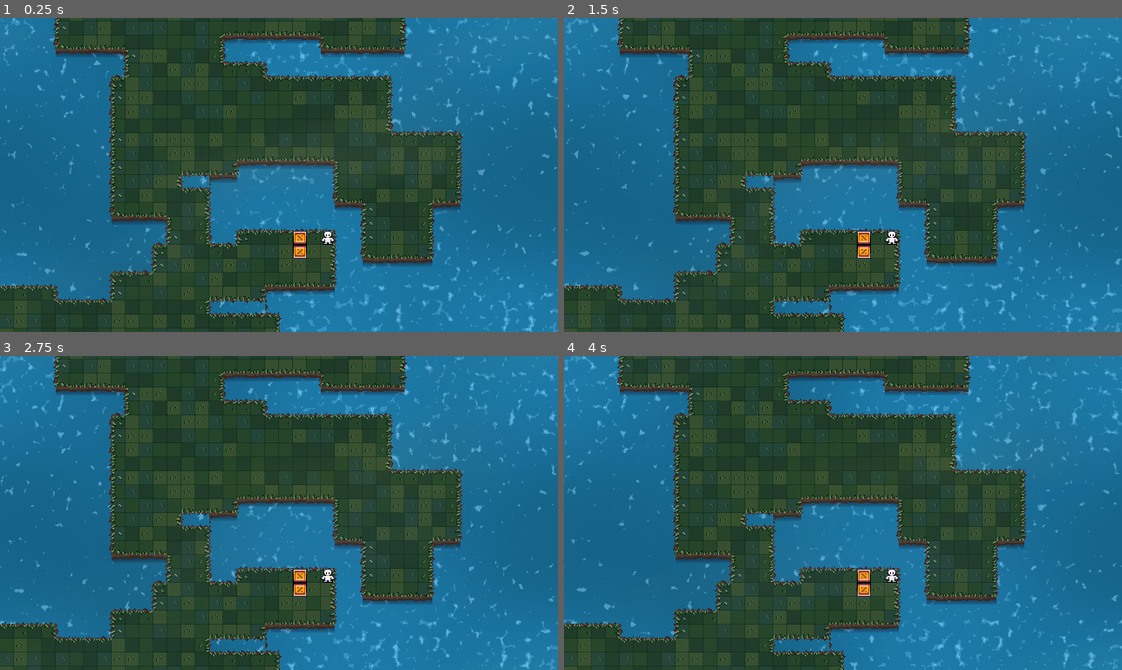
Above: before the commit, frames 1-4 (two rows, left to right).
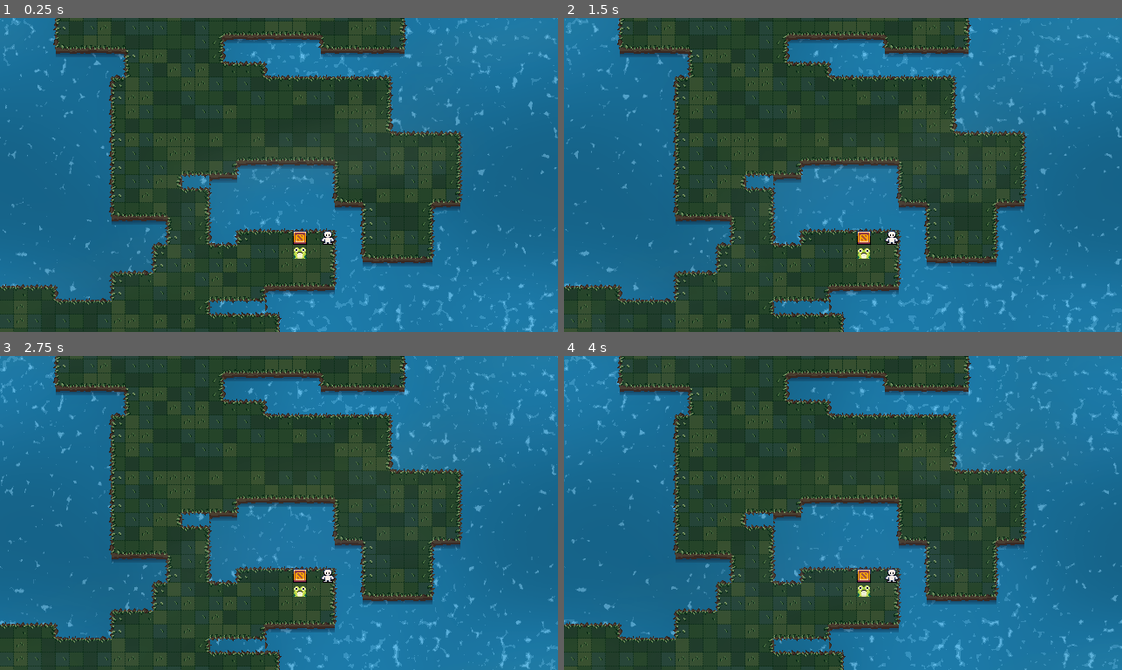
Above: after the commit, the same moments.

Repository: weave-exe/fusion-collab-3.5
Game: Godot game, scene res://assets/scenes/game_main.tscn
The game is run twice, just before and just after one commit, with the same random seed, the same clock (stepped at 60 frames per second) and the same inputs.
Inputs:
- Up to frame 1 (0.25 s): no input
- Up to frame 2 (1.5 s): hold Right (move_right) 0.53-1.28 s; hold Z (undo) 0.53-1.28 s; hold Down (move_down) from 1.28 s (still down); tap Z (undo) at 1.35 s
- Up to frame 3 (2.75 s): release Down (move_down) at 2.03 s; hold Right (move_right) from 2.03 s (still down); hold Z (undo) from 2.03 s (still down)
- Up to frame 4 (4 s): release Right (move_right) at 2.78 s; release Z (undo) at 2.78 s; hold Up (move_up) 2.78-3.53 s; tap Z (undo) at 2.85 s; hold Left (move_left) from 3.53 s (still down); hold Z (undo) from 3.53 s (still down)

The runs differ from the first frame. In frame 1, 0.1% of the frame differs, in the area x 52-55%, y 72-77%; in frame 2, 0.1%; in frame 3, 0.1%; in frame 4, 0.1%.

Commit message:
frlog animations

Diff:
--- a/assets/scenes/frog.tscn
+++ b/assets/scenes/frog.tscn
@@ -1,11 +1,90 @@
 [gd_scene format=3 uid="uid://cs0wo3ek1dsdq"]
 
 [ext_resource type="Script" uid="uid://dnikg2jpnwkve" path="res://assets/scripts/frog.gd" id="1_0qo1u"]
-[ext_resource type="Texture2D" uid="uid://c3f8nbn7fvr31" path="res://assets/sprites/placeholder/crate.png" id="1_bphxa"]
+[ext_resource type="Texture2D" uid="uid://tk3ehxeyf3gy" path="res://assets/sprites/characters/frog_idle.png" id="2_0qo1u"]
+
+[sub_resource type="AtlasTexture" id="AtlasTexture_h1rtf"]
+atlas = ExtResource("2_0qo1u")
+region = Rect2(16, 0, 16, 16)
+
+[sub_resource type="AtlasTexture" id="AtlasTexture_rakiq"]
+atlas = ExtResource("2_0qo1u")
+region = Rect2(80, 0, 16, 16)
+
+[sub_resource type="AtlasTexture" id="AtlasTexture_44tor"]
+atlas = ExtResource("2_0qo1u")
+region = Rect2(32, 0, 16, 16)
+
+[sub_resource type="AtlasTexture" id="AtlasTexture_pc2gl"]
+atlas = ExtResource("2_0qo1u")
+region = Rect2(96, 0, 16, 16)
+
+[sub_resource type="AtlasTexture" id="AtlasTexture_2ohe1"]
+atlas = ExtResource("2_0qo1u")
+region = Rect2(0, 0, 16, 16)
+
+[sub_resource type="AtlasTexture" id="AtlasTexture_xh52d"]
+atlas = ExtResource("2_0qo1u")
+region = Rect2(64, 0, 16, 16)
+
+[sub_resource type="AtlasTexture" id="AtlasTexture_qdyyk"]
+atlas = ExtResource("2_0qo1u")
+region = Rect2(48, 0, 16, 16)
+
+[sub_resource type="AtlasTexture" id="AtlasTexture_rn2xw"]
+atlas = ExtResource("2_0qo1u")
+region = Rect2(112, 0, 16, 16)
+
+[sub_resource type="SpriteFrames" id="SpriteFrames_vwph1"]
+animations = [{
+"frames": [{
+"duration": 1.0,
+"texture": SubResource("AtlasTexture_h1rtf")
+}, {
+"duration": 1.0,
+"texture": SubResource("AtlasTexture_rakiq")
+}],
+"loop": 1,
+"name": &"idle_down",
+"speed": 2.0
+}, {
+"frames": [{
+"duration": 1.0,
+"texture": SubResource("AtlasTexture_44tor")
+}, {
+"duration": 1.0,
+"texture": SubResource("AtlasTexture_pc2gl")
+}],
+"loop": 1,
+"name": &"idle_left",
+"speed": 2.0
+}, {
+"frames": [{
+"duration": 1.0,
+"texture": SubResource("AtlasTexture_2ohe1")
+}, {
+"duration": 1.0,
+"texture": SubResource("AtlasTexture_xh52d")
+}],
+"loop": 1,
+"name": &"idle_right",
+"speed": 2.0
+}, {
+"frames": [{
+"duration": 1.0,
+"texture": SubResource("AtlasTexture_qdyyk")
+}, {
+"duration": 1.0,
+"texture": SubResource("AtlasTexture_rn2xw")
+}],
+"loop": 1,
+"name": &"idle_up",
+"speed": 2.0
+}]
 
 [node name="Frog" type="Node2D" unique_id=1056201374]
 script = ExtResource("1_0qo1u")
 
-[node name="FrogSprites" type="Sprite2D" parent="." unique_id=1560090798]
-texture = ExtResource("1_bphxa")
-flip_v = true
+[node name="FrogSprite" type="AnimatedSprite2D" parent="." unique_id=776296176]
+sprite_frames = SubResource("SpriteFrames_vwph1")
+animation = &"idle_down"
--- a/assets/scripts/frog.gd
+++ b/assets/scripts/frog.gd
@@ -1,16 +1,18 @@
 extends Moveable
 class_name Frog
 
+func _ready() -> void:
+	$FrogSprite.play("idle_down")
 #to be run after player movement is calculated
 func do_frog_movement(direction:Vector2i):
-	#if tile - player_tile == Vector2i.DOWN:
-	#	level.try_move(self, Vector2i.DOWN)
-	#if tile - player_tile == Vector2i.UP:
-	#	level.try_move(self, Vector2i.UP)
-	#if tile - player_tile == Vector2i.LEFT:
-	#	level.try_move(self, Vector2i.LEFT)
-	#if tile - player_tile == Vector2i.RIGHT:
-
+	if direction == Vector2i.DOWN:
+		$FrogSprite.animation = "idle_down"
+	if direction == Vector2i.UP:
+		$FrogSprite.animation = "idle_up"
+	if direction == Vector2i.LEFT:
+		$FrogSprite.animation = "idle_left"
+	if direction == Vector2i.RIGHT:
+		$FrogSprite.animation = "idle_right"
 	level.try_move_frog(self, direction)
 
 	#todo try_move isn't fantastic here because frogs don't move
